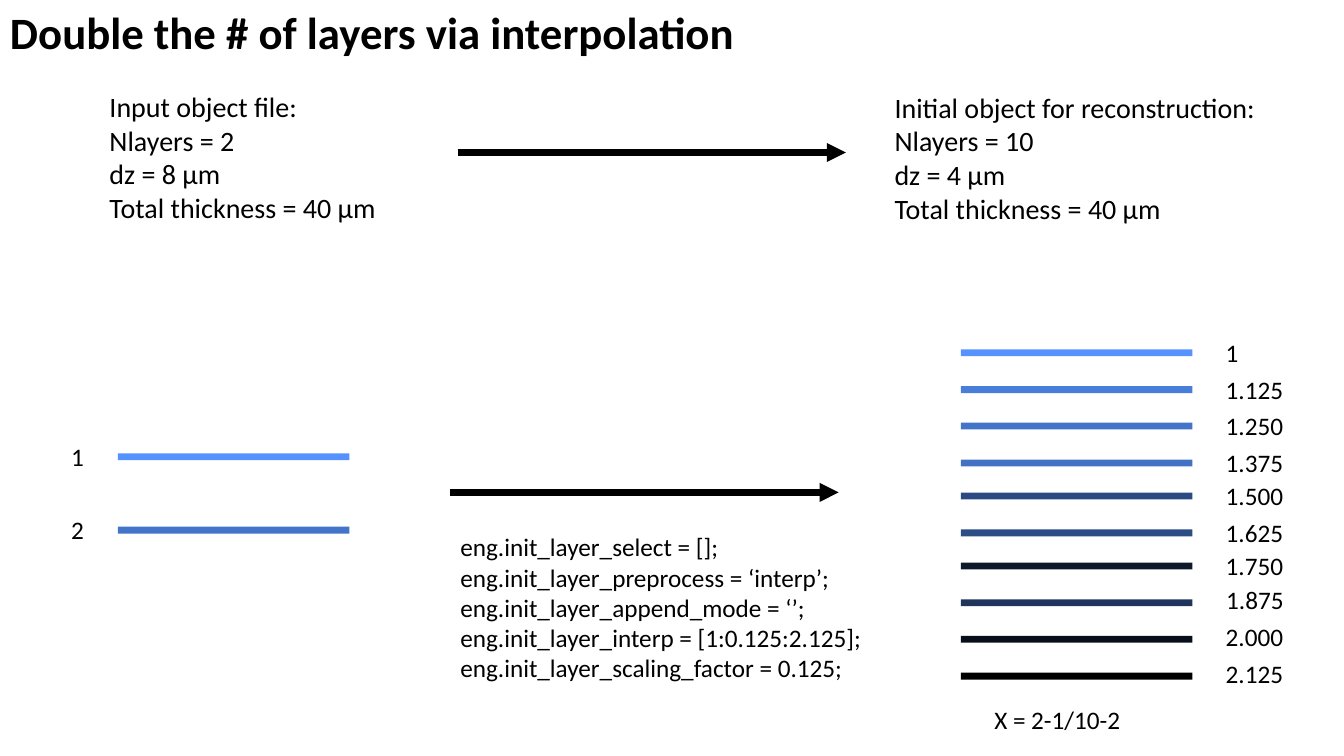
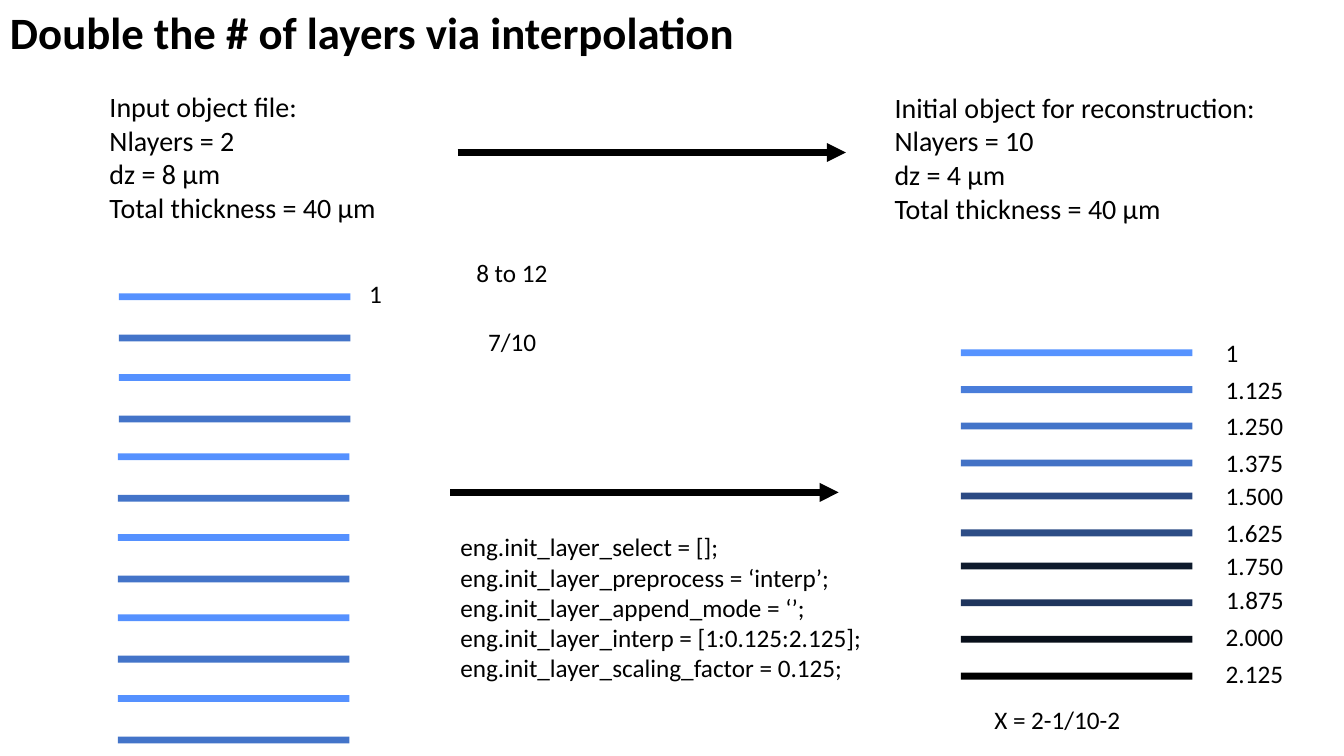
Before and after one commit to HanHsuanWu/fold_slice, a slide deck: slide 12 of ptycho/notes/GPU_MS_obj_init_example.pptx. Drawn at 1344x756 pixels with LibreOffice and Linux fonts; fonts in the diff are those of the drawing. Boxes give left, top, right and bottom in pixels: in the first picture for what was removed or moved away, otherwise in the second. Text is boxed around its words. In the diff, an @@ line names an element or a change of style, - is before the commit and + after.

```diff
--- a/ptycho/notes/GPU_MS_obj_init_example.pptx
+++ b/ptycho/notes/GPU_MS_obj_init_example.pptx
@@ text added at [476,264,548,283], 18 pt, text #000000 @@
+8 to 12
@@ rectangle added at [119,293,351,300], fill #5591FF @@
@@ text "1": place and size @@
-text "1" at [71,449,84,466]
+text "1" at [369,286,382,303]
@@ rectangle added at [119,335,351,342], fill #4374C9 @@
@@ text added at [488,333,536,352], 18 pt, text #000000 @@
+7/10
@@ rectangle added at [119,374,351,381], fill #5591FF @@
@@ rectangle added at [119,415,351,422], fill #4374C9 @@
@@ rectangle: place and size @@
-rectangle at [118,527,350,534]
+rectangle at [118,495,350,502]
@@ text removed at [71,522,84,539] @@
-2
@@ rectangle added at [118,534,350,541], fill #5591FF @@
@@ rectangle added at [118,576,350,583], fill #4374C9 @@
@@ rectangle added at [118,614,350,621], fill #5591FF @@
@@ rectangle added at [118,656,350,663], fill #4374C9 @@
@@ rectangle added at [118,696,350,703], fill #5591FF @@
@@ rectangle added at [118,737,350,744], fill #4374C9 @@
```
Also in this commit, not shown: 1 other file.
